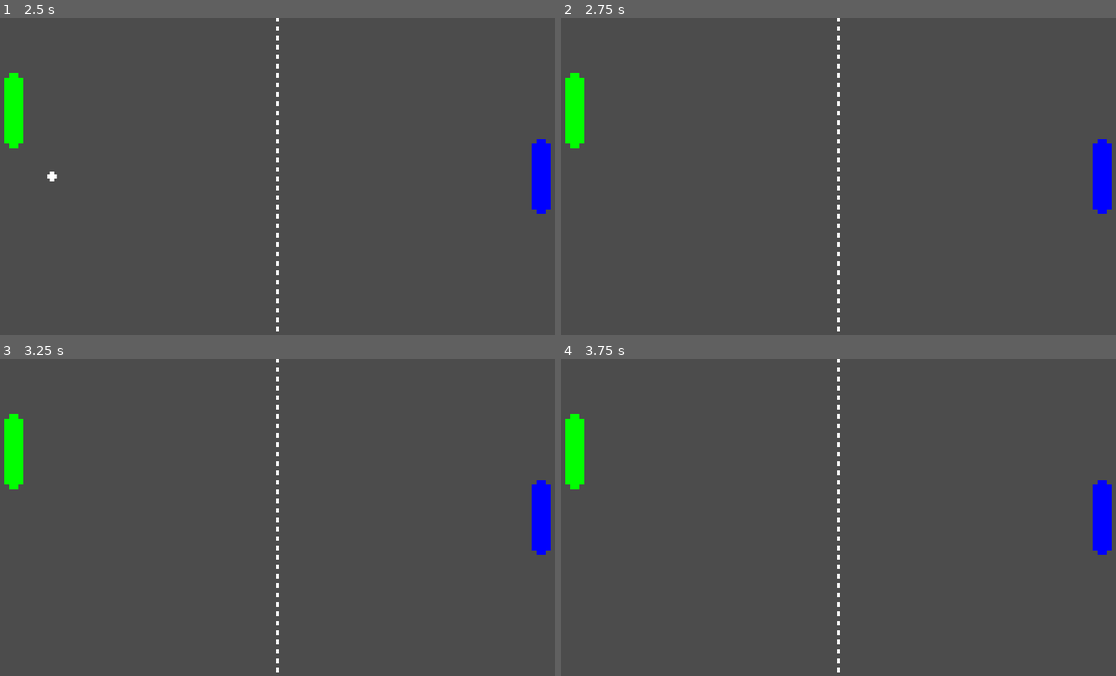
Above: before the commit, frames 1-4 (two rows, left to right).
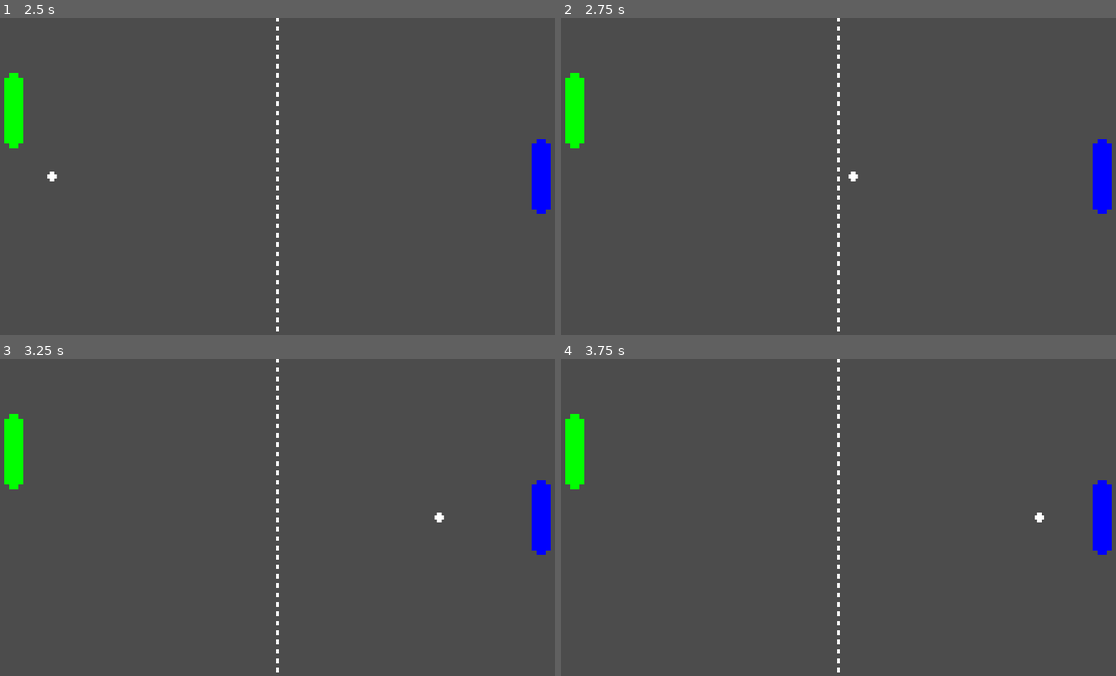
Above: after the commit, the same moments.

Repository: Woofenator/pong
Game: Godot game, scene res://attempt.tscn
The game is run twice, just before and just after one commit, with the same random seed, the same clock (stepped at 60 frames per second) and the same inputs.
Inputs:
- Up to frame 1 (2.5 s): no input
- Up to frame 2 (2.75 s): no input
- Up to frame 3 (3.25 s): no input
- Up to frame 4 (3.75 s): no input

Frame 1 is identical in both runs. In frame 2, less than 0.1% of the frame differs, in the area x 51-54%, y 48-52%; in frame 3, less than 0.1%; in frame 4, less than 0.1%.

Commit message:
feat: Properly handle signal of ball entering area

Diff:
--- a/Ball.gd
+++ b/Ball.gd
@@ -27,11 +27,3 @@
 
 func _on_Paddle_ball_bounce(angle: Vector2):
 	velocity = angle*speed;
-
-func _on_Left_body_entered():
-	print("LEFT")
-	resetBall(Vector2.RIGHT)
-
-func _on_Right_body_entered():
-	print("RIGHT")
-	resetBall(Vector2.LEFT)
--- a/Goal.gd
+++ b/Goal.gd
@@ -1,5 +1,8 @@
 extends Area2D
 
+var Ball = preload("Ball.gd")
+
+signal reset_ball(direction)
 
 # Declare member variables here. Examples:
 # var a = 2
@@ -14,3 +17,13 @@
 # Called every frame. 'delta' is the elapsed time since the previous frame.
 #func _process(delta):
 #	pass
+
+
+func _on_Left_body_entered(body:Node):
+	if body is Ball:
+		emit_signal('reset_ball', Vector2.RIGHT)
+
+
+func _on_Right_body_entered(body:Node):
+	if body is Ball:
+		emit_signal('reset_ball', Vector2.LEFT)
--- a/attempt.tscn
+++ b/attempt.tscn
@@ -6,7 +6,6 @@
 [ext_resource path="res://Paddle.gd" type="Script" id=4]
 [ext_resource path="res://Ball.gd" type="Script" id=5]
 [ext_resource path="res://dashed.png" type="Texture" id=6]
-[ext_resource path="res://Goal.gd" type="Script" id=7]
 [ext_resource path="res://Goal.gd" type="Script" id=8]
 
 [sub_resource type="CircleShape2D" id=1]
@@ -22,7 +21,7 @@
 extents = Vector2( 512, 10 )
 
 [sub_resource type="RectangleShape2D" id=5]
-extents = Vector2( 17, 288 )
+extents = Vector2( 17, 270 )
 
 [node name="Node2D" type="Node2D"]
 
@@ -136,7 +135,7 @@
 shape = SubResource( 5 )
 
 [node name="Left" type="Area2D" parent="Walls"]
-script = ExtResource( 7 )
+script = ExtResource( 8 )
 
 [node name="CollisionShape2D" type="CollisionShape2D" parent="Walls/Left"]
 position = Vector2( -495, 0 )
@@ -146,5 +145,7 @@
 [connection signal="body_entered" from="PaddleLeft" to="PaddleLeft" method="_on_Paddle_body_entered"]
 [connection signal="ball_bounce" from="PaddleRight" to="Ball" method="_on_Paddle_ball_bounce"]
 [connection signal="body_entered" from="PaddleRight" to="PaddleRight" method="_on_Paddle_body_entered"]
-[connection signal="body_entered" from="Walls/Right" to="Ball" method="_on_Right_body_entered"]
-[connection signal="body_entered" from="Walls/Left" to="Ball" method="_on_Left_body_entered"]
+[connection signal="body_entered" from="Walls/Right" to="Walls/Right" method="_on_Right_body_entered"]
+[connection signal="reset_ball" from="Walls/Right" to="Ball" method="resetBall"]
+[connection signal="body_entered" from="Walls/Left" to="Walls/Left" method="_on_Left_body_entered"]
+[connection signal="reset_ball" from="Walls/Left" to="Ball" method="resetBall"]
Renamed: paddle.gd -> Paddle.gd
Not shown: 1 places in attempt.tscn that only renumber resources
